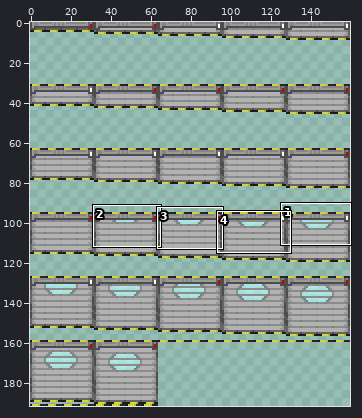
A sprite sheet gets an edit: Resources/Textures/Structures/Doors/Shutters/shutters_window.rsi/closing.png. Above, an overview of the earlier version with the close-up marked.
Close-up. Before the commit:
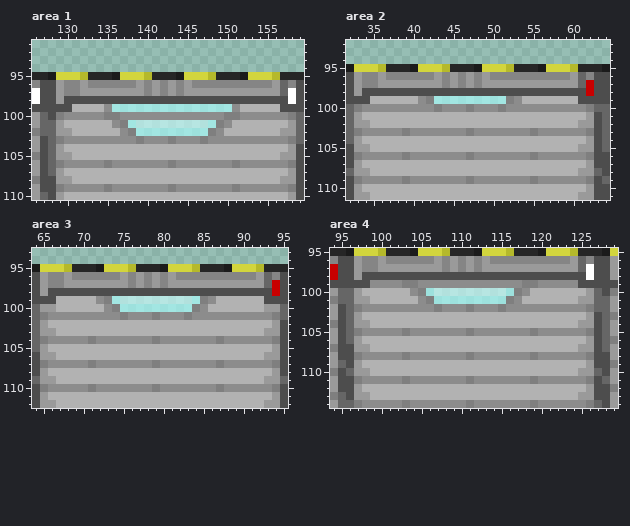
The file is 160x192 pixels. Colours within 5 levels of each other are drawn and written as one. Shown: area 1: x 126..159, y 91..110; area 2: x 32..64, y 92..111; area 3: x 64..95, y 93..112; area 4: x 94..129, y 95..114. The commit also changed other parts of the picture, which this record leaves out.
The result:
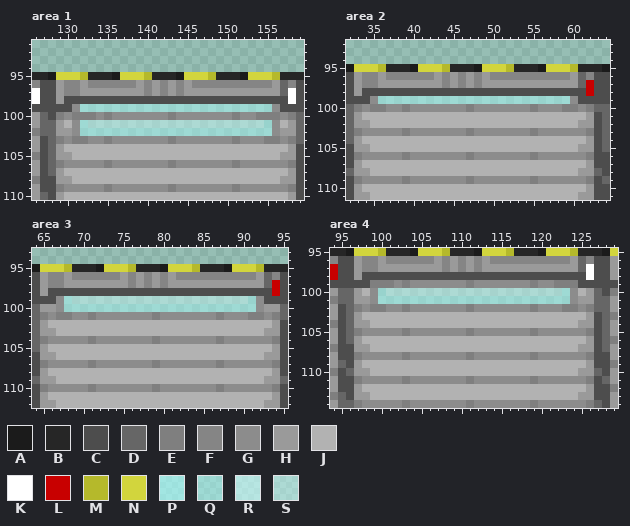
Palette (. is transparent): A #1b1b1b  B #262626  C #4d4d4d  D #666666  E #7f7f7f  F #858585  G #8c8c8c  H #9a9a9a  J #b2b2b2  K #ffffff  L #c80000  M #b5b92b  N #d2d53d  P #aaffff9b  Q #aaffff6c  R #ccffff9b  S #ccffff6c
Difference:
Changed rows in their new state; - is an unchanged pixel.
Area 1:
first column x 131:
 99 GQQQQQQQQQQQQQQQQQQQQQQQQG
100 EEE--G------E------G---EEE
101 GQSSSSSSSSSSSSSSSSSSSSSSQG
102 GQQQQQQQQQQQQQQQQQQQQQQQQG
103 EE--E---G-------G---E---EE
Area 2:
first column x 35:
 99 GQQQQQQQQQQQQQQQQQQQQQQQQG
100 EE--E---G-------G---E---EE
Area 3:
first column x 67:
 99 GQSSSSSSSSSSSSSSSSSSSSSSQG
100 GQQQQQQQQQQQQQQQQQQQQQQQQG
101 EE--E---G-------G---E---EE
Area 4:
first column x 99:
 99 EEE--G------E------G---EEE
100 GQSSSSSSSSSSSSSSSSSSSSSSQG
101 GQQQQQQQQQQQQQQQQQQQQQQQQG
102 EE--E---G-------G---E---EE
Pixel boxes of the changes (left, top, right, bottom) in both close-ups:
changed: (72, 104, 280, 144)
changed: (370, 96, 578, 112)
changed: (56, 296, 264, 320)
changed: (370, 280, 578, 312)
